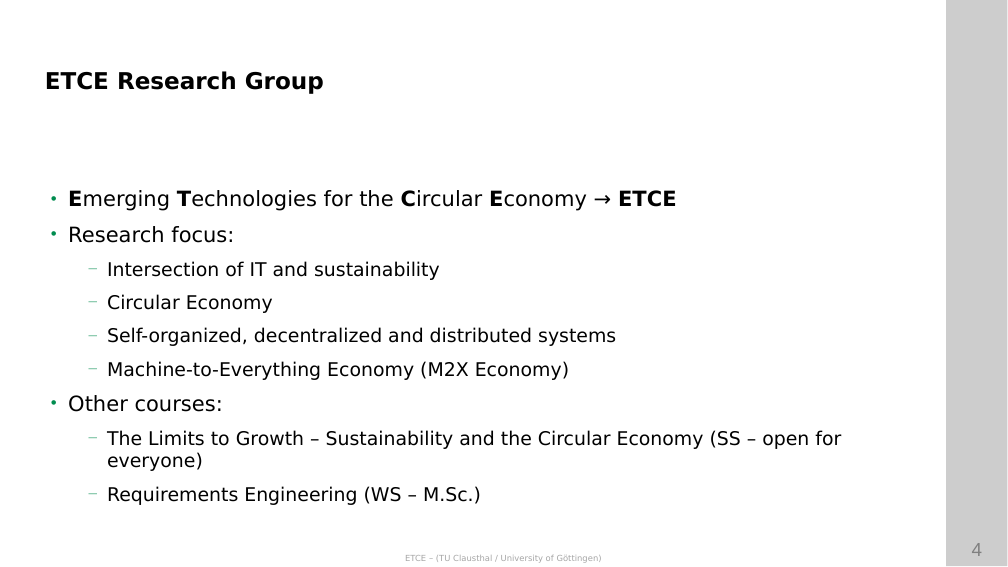
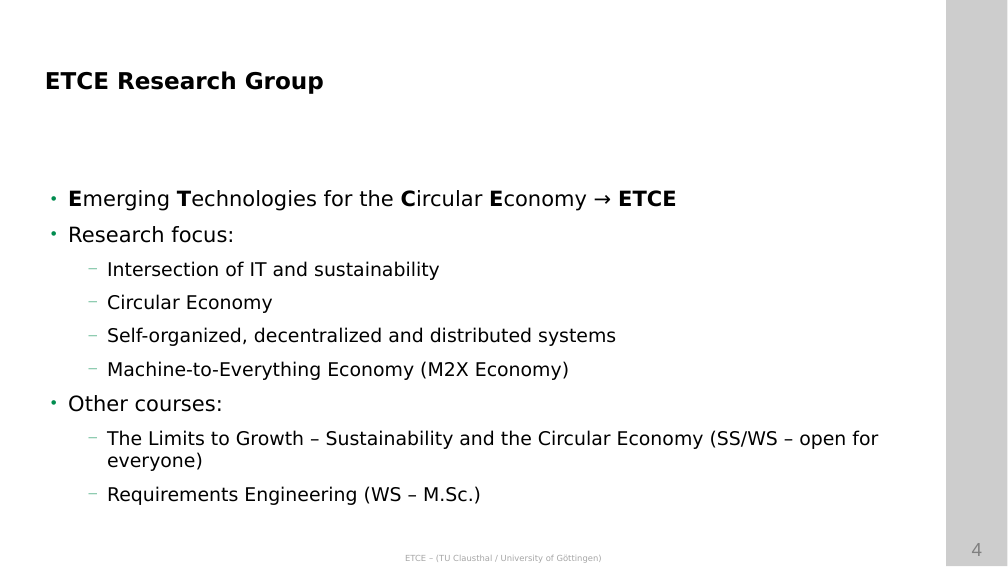
Before and after one commit to ETCE-LAB/teaching-material, a slide deck: slide 4 of Emerging-Technologies-for-the-Circular-Economy/ETCE-L00-Organization.pptx. Drawn at 1008x567 pixels with LibreOffice and Linux fonts; fonts in the diff are those of the drawing; background and template pictures are left out. Boxes give left, top, right and bottom in pixels: in the first picture for what was removed or moved away, otherwise in the second. Text is boxed around its words. In the diff, an @@ line names an element or a change of style, - is before the commit and + after.

```diff
--- a/Emerging-Technologies-for-the-Circular-Economy/ETCE-L00-Organization.pptx
+++ b/Emerging-Technologies-for-the-Circular-Economy/ETCE-L00-Organization.pptx
@@ text at [107,430,878,471]: text changed @@
-  — The Limits to Growth – Sustainability and the Circular Economy (SS – open for everyone)
+  — The Limits to Growth – Sustainability and the Circular Economy (SS/WS – open for everyone)
```
Also in this commit, not shown: 12 other slides changed, 1 slide removed, 3 other files.
